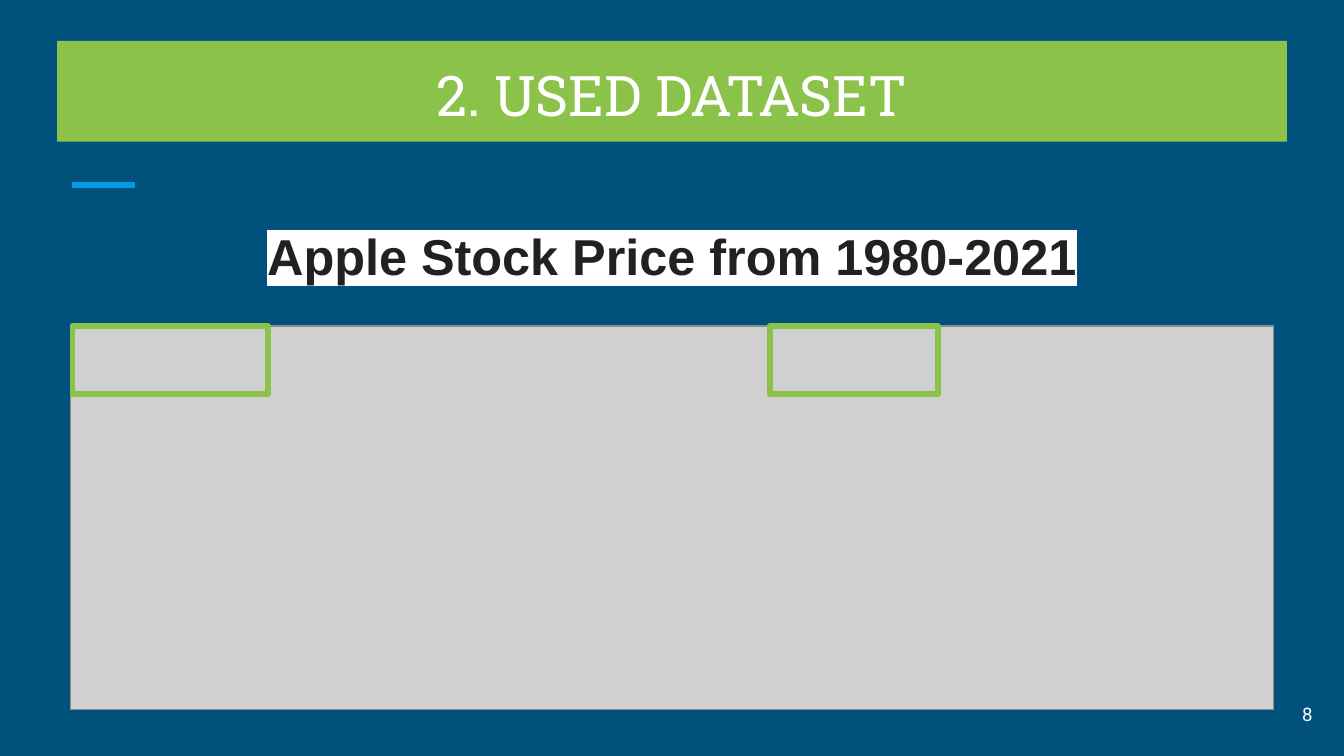
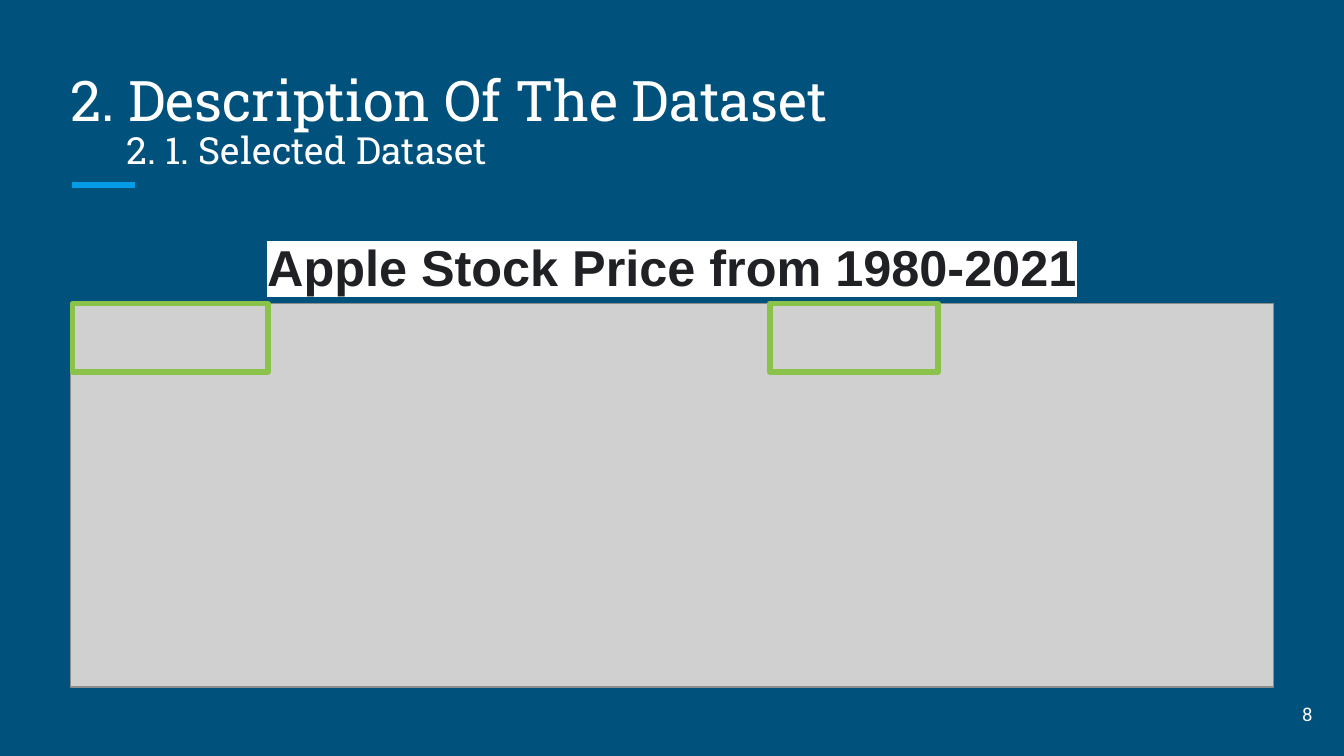
Before and after one commit to ferriitoo/CS584-Machine-Learning, a slide deck: slide 8 of project/CS584-ML-Project.pptx. Drawn at 1344x756 pixels with LibreOffice and Linux fonts; fonts in the diff are those of the drawing; grey boxes stand for pictures. Boxes give left, top, right and bottom in pixels: in the first picture for what was removed or moved away, otherwise in the second. Text is boxed around its words. In the diff, an @@ line names an element or a change of style, - is before the commit and + after.

```diff
--- a/project/CS584-ML-Project.pptx
+++ b/project/CS584-ML-Project.pptx
@@ title "2. Description Of The Dataset": place and size @@
-title "2. Description Of The Dataset" at [56,40,1286,141]
+title "2. Description Of The Dataset" at [70,77,828,133]
@@ title "2. Description Of The Dataset" at [70,77,828,133]: fill #8BC34A to none @@
@@ title at [70,77,828,133]: text changed @@
-2. USED DATASET
+2. Description Of The Dataset
@@ text added at [126,130,487,165], 20 pt, text #FFFFFF @@
+2. 1. Selected Dataset
@@ text "Apple Stock Price from 1980-2021": place and size @@
-text "Apple Stock Price from 1980-2021" at [267,238,1076,285]
+text "Apple Stock Price from 1980-2021" at [267,249,1076,296]
@@ 2 rectangles, 1 picture: place and size @@
-2 rectangles, 1 picture at [71,327,1274,710]
+2 rectangles, 1 picture at [71,304,1274,687]
```
Also in this commit, not shown: 9 other slides changed, 8 slides added, 6 slides removed, 1 other file.
